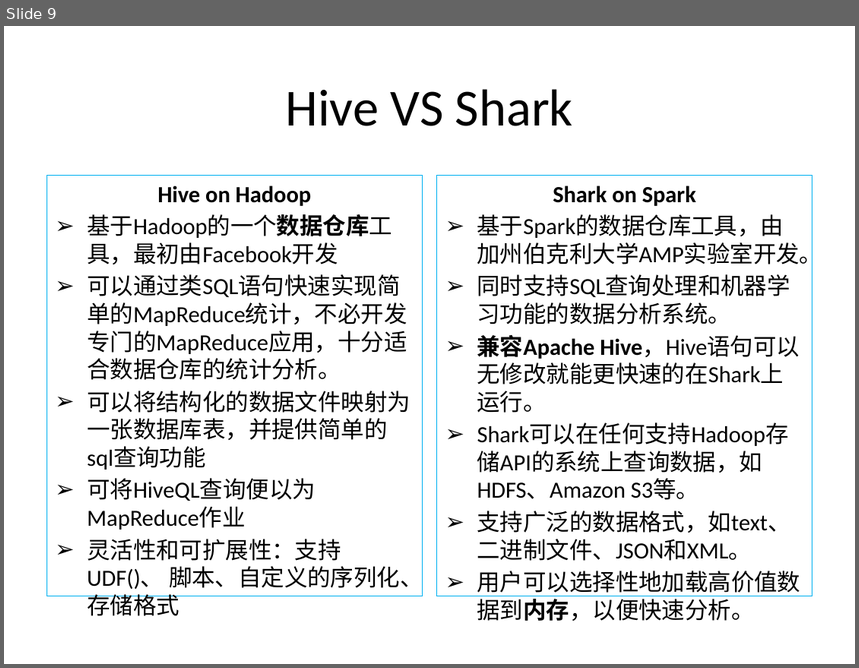
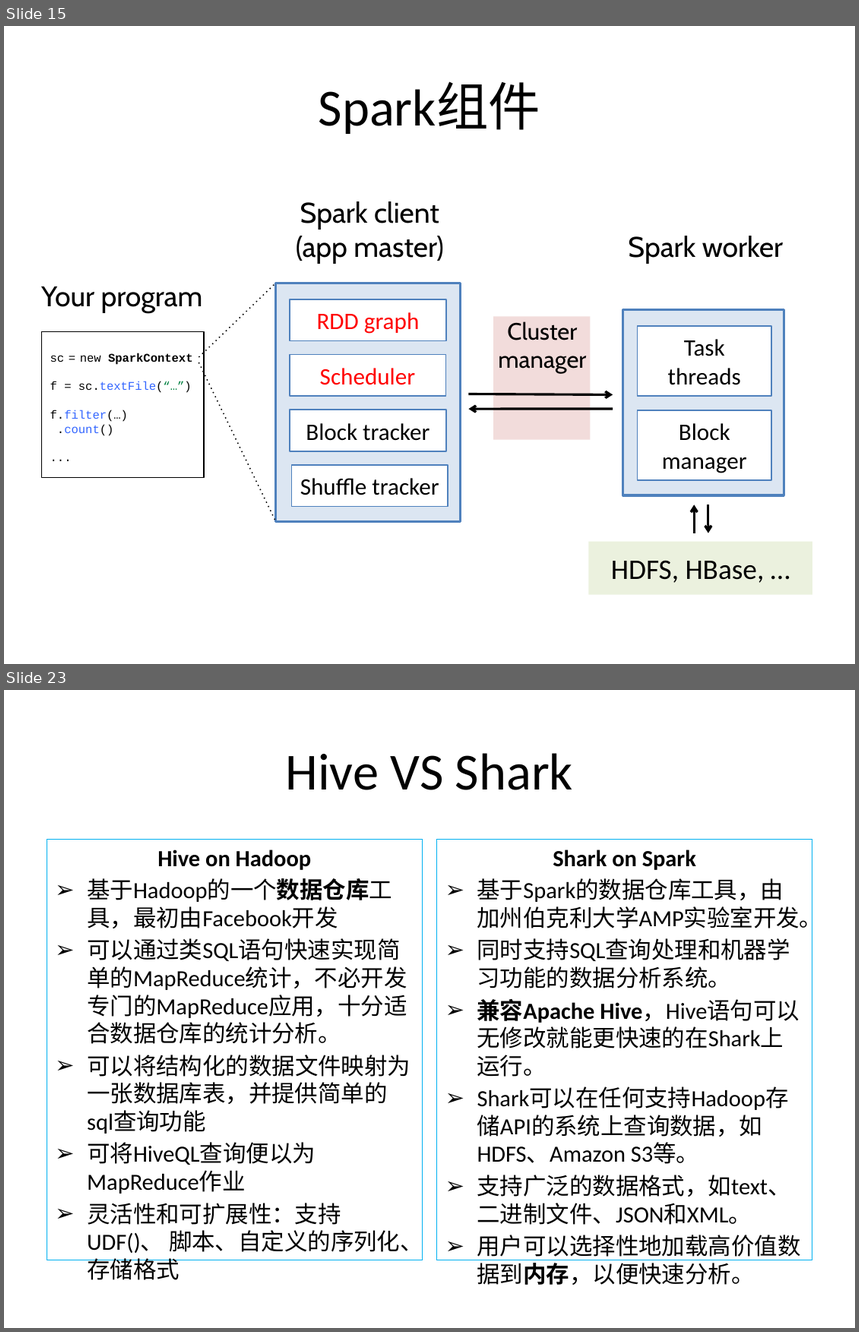
Before and after one commit to wuxingdexian/seminar, a slide deck: 整合.pptx. Shown one above the other, each under a label of ours: slide 9 before the commit, slides 15 and 23 after it; the slides between them are not shown. The pictures are 859x668 and 859x1332 pixels, drawn with LibreOffice and Linux fonts; fonts in the diff are those of the drawing. Boxes give left, top, right and bottom in pixels: in the first picture for what was removed or moved away, otherwise in the second. Text is boxed around its words. In the diff, an @@ line names an element or a change of style, - is before the commit and + after.

```diff
--- a/整合.pptx
+++ b/整合.pptx
@@ slide 15 added at <box>4,26,855,664</box>, background #FFFFFF @@
@@ title added at <box>319,82,541,134</box>, 44 pt, text #000000 @@
+Spark组件
@@ text added at <box>296,202,444,264</box>, 24 pt, text #000000 @@
+Spark client
+(app master)
@@ text added at <box>628,236,783,263</box>, 24 pt, text #000000 @@
+Spark worker
@@ text added at <box>41,287,203,313</box>, 24 pt, text #000000 @@
+Your program
@@ line added from (199, 357) to (275, 283), #000000 1 pt dashed @@
@@ rectangle added at <box>275,283,460,522</box>, fill #DCE6F2, outline #4F81BD 2 pt @@
@@ rectangle added at <box>290,300,446,341</box>, fill #FFFFFF, outline #4F81BD 1 pt, 20 pt, text #FF0000 @@
+RDD graph
@@ rectangle added at <box>493,316,591,439</box>, fill #F2DCDB @@
@@ text added at <box>498,322,586,373</box>, 20 pt, text #000000 @@
+Cluster
+manager
@@ rectangle added at <box>623,310,785,496</box>, fill #DCE6F2, outline #4F81BD 2 pt @@
@@ rectangle added at <box>41,332,204,478</box>, fill #FFFFFF, outline #000000 0.75 pt, 10 pt, text #000000 @@
+sc = new SparkContext
+f = sc.textFile(“…”)
+f.filter(…)
+.count()
+...
@@ rectangle added at <box>637,326,771,396</box>, fill #FFFFFF, outline #4F81BD 1 pt, 20 pt, text #000000 @@
+Task threads
@@ line added from (199, 363) to (275, 522), #000000 1 pt dashed @@
@@ rectangle added at <box>289,354,446,396</box>, fill #FFFFFF, outline #4F81BD 1 pt, 20 pt, text #FF0000 @@
+Scheduler
@@ rectangle added at <box>290,410,446,452</box>, fill #FFFFFF, outline #4F81BD 1 pt, 20 pt, text #000000 @@
+Block tracker
@@ arrow added from (469, 395) to (613, 395), #000000 2 pt @@
@@ arrow added from (613, 409) to (469, 409), #000000 2 pt @@
@@ rectangle added at <box>637,411,771,480</box>, fill #FFFFFF, outline #4F81BD 1 pt, 20 pt, text #000000 @@
+Block manager
@@ rectangle added at <box>292,465,449,507</box>, fill #FFFFFF, outline #4F81BD 1 pt, 20 pt, text #000000 @@
+Shuffle tracker
@@ arrow added from (694, 534) to (694, 506), #000000 2 pt @@
@@ arrow added from (709, 506) to (709, 534), #000000 2 pt @@
@@ rectangle added at <box>588,542,813,595</box>, fill #EBF1DE, 24 pt, text #000000 @@
+HDFS, HBase, …
@@ what was slide 9 is now slide 23 @@
```
Also in this commit, not shown: 9 slides changed, 15 other slides added, 1 slide removed, 3 other files.
